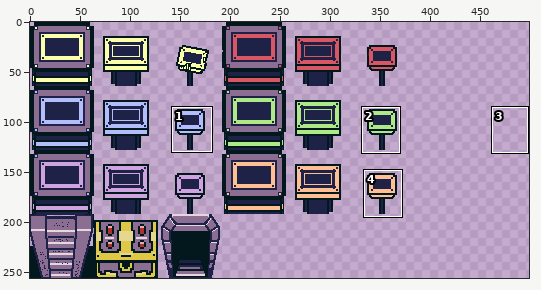
Two versions of one pixel-art file, assets/tile-pholders.aseprite. The first picture is a wide view before the edit; the outline marks the close-up.
Close-up. Earlier state:
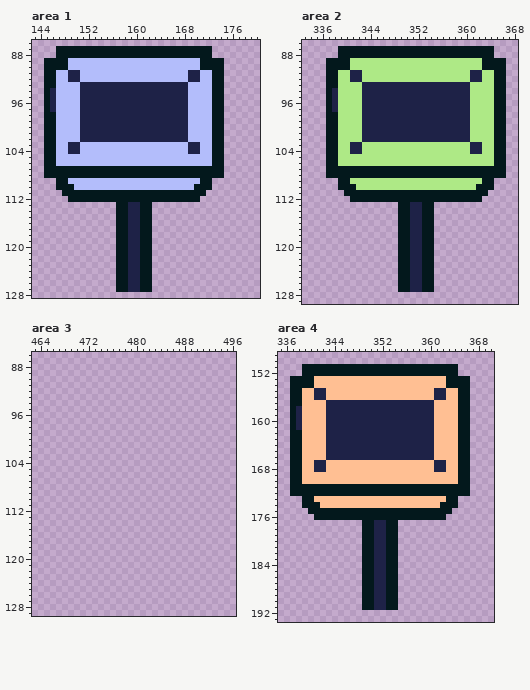
512x256 pixels, 1 frame. Shown: area 1: x 143..180, y 86..128; area 2: x 333..368, y 86..129; area 3: x 463..496, y 86..129; area 4: x 335..370, y 149..193. The wide view leaves out empty margins. The commit also changed other parts of the picture, which this record leaves out.
And afterwards:
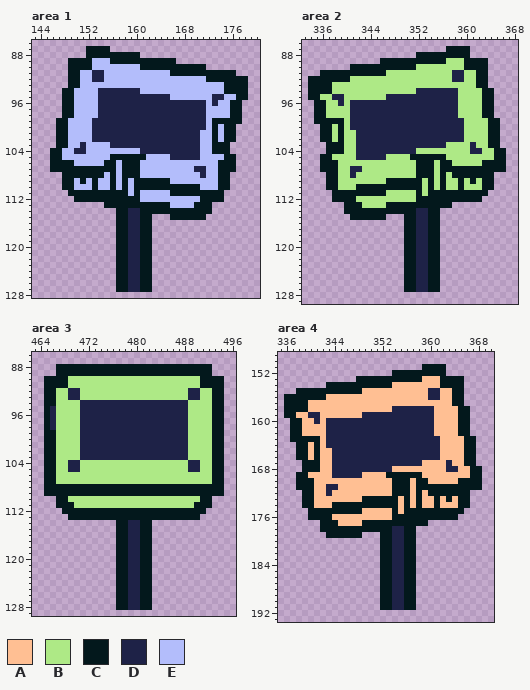
Palette (. is transparent): A #ffbf93  B #aee986  C #03181c  D #1e2247  E #b3bdfb
Diff:
Changed rows in their new state; - is an unchanged pixel.
Area 1, layer "Layer 1":
first column x 145:
 87 --.....----.................------
 88 --.....---------............------
 89 ....CCCC---CCCCCCCCCCC........----
 90 ....CCCC--------CCCCCCCCCC-...----
 91 ....CC--DD-----------CCCCCCC--CC--
 92 ....CC--DD--------------EE-C--CCCC
 93 ....CCEEEEEEEEEEEEEEEEEE----EECCCC
 94 ...CC-EEE-------EEEEEEEE----EECCCC
 95 ...CC-EEE------------EEE----DDEECC
 96 ...CC-EEE---------------DDD-DEECC-
 97 ...CC-EEE---------------DDD-EEECC-
 98 ...CC-EEE---------------DDD-EEECC-
 99 ..CC--EE----------------DDD---CCC-
100 ..CC--EE----------------DDD--ECC--
101 ..CC--EE----------------DD---ECC--
102 ..CC--EE----------------DD---ECC--
103 ..CCEED----DDDDDDDDDDDDD------C---
104 .-C-E-D---------DDDDDDDD------C---
105 .-C--------CCCCCC----DDDDD--EECC--
106 .-CCC-----CC-CCC------------E-CC--
107 .-----------E---EEEEEEEEEDDEE-CC--
108 ...-------E-E---EEEEEEEEEEDEE-C---
109 --.-C-C-C--C-C-CCCCCC-----EEECC---
110 --.-----C--C-C-CCCCCCCCCC-EEECC---
111 ---.----------E-EEEEE------CCC----
112 ----.-----------EEEEEEEEEECCCC----
113 ----------CC--CC--CCCEEEECCC------
114 ------------------CCCCCCCCCC------
115 ---------------------CCCCCC-------
Area 2, layer "Layer 1":
first column x 334:
 87 -----..................----....--
 88 -----.............---------....--
 89 ---.........CCCCCCCCCCC---CCC-...
 90 ---....CCCCCCCCCCC--------CCC-...
 91 --C--CCCCCCCC-----------DD-BCC...
 92 CCC--CCBB---------------DD-BCC...
 93 CCC-B----BBBBBBBBBBBBBBBBBB-CC...
 94 CCC-B----BBBBBBBBB-------BB--CC..
 95 CCBB-D---BBBB------------BB--CC..
 96 -CCBBD-DD----------------BB--CC..
 97 -CCBB--DD----------------BB--CC..
 98 -CCBB--DD----------------BB--CC..
 99 -CC--C-DD-----------------B---C-.
100 --C-BC-DD-----------------B---C-.
101 --C-BC--D-----------------B---C-.
102 --C-BC--D-----------------B---C-.
103 -----C-B-DDDDDDDDDDDDDD-----B-C-.
104 -----C-B-DDDDDDDDD---------------
105 --C-B---DDDDD----CCCCCC----------
106 --C---------------CCC-CC-----CC--
107 --C--BBDDBBBBBBBBB---B-----------
108 -----BBDBBBBBBBBBB---B-B-------..
109 ---CCBB------CCCCCC-C-C--C-C-----
110 ---CCBBBCCCCCCCCCCC-C-C--C--B----
111 ----CC-------BBBBB-B-------------
112 ----CCC-BBBBBBBBBB---------------
113 ------CCCBBBBCC--CC--CCC---------
114 ------CCCCCCCCC--C-D-C-----------
115 -------CCCCCC--.-C-D-C-----------
116 ---------------.-C-D-C-----------
117 ---------------.-C-D-C-----------
118 ---------------.-C-D-C-----------
119 ---------------.-C-D-C-----------
120 ---------------.-C-D-C-----------
121 ---------------.-C-D-C-----------
122 ---------------.-C-D-C-----------
123 ---------------.-C-D-C-----------
124 ---------------.-C-D-C-----------
125 ---------------.-C-D-C-----------
126 ---------------.-C-D-C-----------
127 ---------------.-C-D-C-----------
Area 3, layer "Layer 1":
first column x 465:
 88 --CCCCCCCCCCCCCCCCCCCCCCCCCC--
 89 --CCCCCCCCCCCCCCCCCCCCCCCCCC--
 90 CCCCBBBBBBBBBBBBBBBBBBBBBBCCCC
 91 CCCCBBBBBBBBBBBBBBBBBBBBBBCCCC
 92 CCBBDDBBBBBBBBBBBBBBBBBBDDBBCC
 93 CCBBDDBBBBBBBBBBBBBBBBBBDDBBCC
 94 CCBBBBDDDDDDDDDDDDDDDDDDBBBBCC
 95 CDBBBBDDDDDDDDDDDDDDDDDDBBBBCC
 96 CDBBBBDDDDDDDDDDDDDDDDDDBBBBCC
 97 CDBBBBDDDDDDDDDDDDDDDDDDBBBBCC
 98 CDBBBBDDDDDDDDDDDDDDDDDDBBBBCC
 99 CCBBBBDDDDDDDDDDDDDDDDDDBBBBCC
100 CCBBBBDDDDDDDDDDDDDDDDDDBBBBCC
101 CCBBBBDDDDDDDDDDDDDDDDDDBBBBCC
102 CCBBBBDDDDDDDDDDDDDDDDDDBBBBCC
103 CCBBBBDDDDDDDDDDDDDDDDDDBBBBCC
104 CCBBDDBBBBBBBBBBBBBBBBBBDDBBCC
105 CCBBDDBBBBBBBBBBBBBBBBBBDDBBCC
106 CCBBBBBBBBBBBBBBBBBBBBBBBBBBCC
107 CCBBBBBBBBBBBBBBBBBBBBBBBBBBCC
108 CCCCCCCCCCCCCCCCCCCCCCCCCCCCCC
109 CCCCCCCCCCCCCCCCCCCCCCCCCCCCCC
110 --CCBBBBBBBBBBBBBBBBBBBBBBCC--
111 --CCCBBBBBBBBBBBBBBBBBBBBCCC--
112 ---CCCCCCCCCCCCCCCCCCCCCCCC---
113 ----CCCCCCCCCCCCCCCCCCCCCC----
114 ------------CCDDCC------------
115 ------------CCDDCC------------
116 ------------CCDDCC------------
117 ------------CCDDCC------------
118 ------------CCDDCC------------
119 ------------CCDDCC------------
120 ------------CCDDCC------------
121 ------------CCDDCC------------
122 ------------CCDDCC------------
123 ------------CCDDCC------------
124 ------------CCDDCC------------
125 ------------CCDDCC------------
126 ------------CCDDCC------------
127 ------------CCDDCC------------
128 ------------CCDDCC------------
Area 4, layer "Layer 1":
first column x 336:
151 ---....................----..----
152 ---...............---------..----
153 -...........CCCCCCCCCCC---C---.--
154 -......CCCCCCCCCCC--------C---.--
155 -.-CCCCCCCCCC-----------D-A-C-.--
156 C--CCCC-----------------D-A-C-.--
157 C--C---AAAAAAAAAAAAAAAAAA---C-.--
158 C-CC---AAAAAAAAAAA---------------
159 C-A-DD-AAAAAA--------------------
160 --C--D---------------------------
161 --C------------------------------
163 ---CCC-------------------D---A-C-
164 -.-C-C-------------------D---A-C-
165 -.-C-C-A-----------------D---A-C-
166 -.-C-C-A-----------------D---A-C-
167 -..CCCA-DDDDDDDDDDDDDDD--AAD-A-C-
168 -..CCCA-DDDDDDDDDD-------AADDAACC
169 -.-C----DDDDD----CCCCCC------AACC
170 -.-CC-------------CCC-CC-------CC
171 -.---AADDAAAAAAAAA---A---------CC
172 -..--AADAAAAAAAAAA---A-A---------
173 -------------CCCCCC-C-C--C--ACC--
174 -----A--CCCCCCCCCCC-C-C--CAAACC--
175 -------------AAAAA-A--------CC---
176 ----C---AAAAAAAAAA---------CC----
177 ------CCCAAAA--CC--CCCCC---------
178 ------CCCCCCC--CC-DDCC-----------
179 -------CCCCCC...C-DDCC-----------
180 -------------...C-DDCC-----------
181 -------------...C-DDCC-----------
182 -------------...C-DDCC-----------
183 -------------...C-DDCC-----------
184 -------------...C-DDCC-----------
185 -------------...C-DDCC-----------
186 -------------...C-DDCC-----------
187 -------------...C-DDCC-----------
188 -------------...C-DDCC-----------
189 -------------...C-DDCC-----------
190 -------------...C-DDCC-----------
191 -------------...C-DDCC-----------
